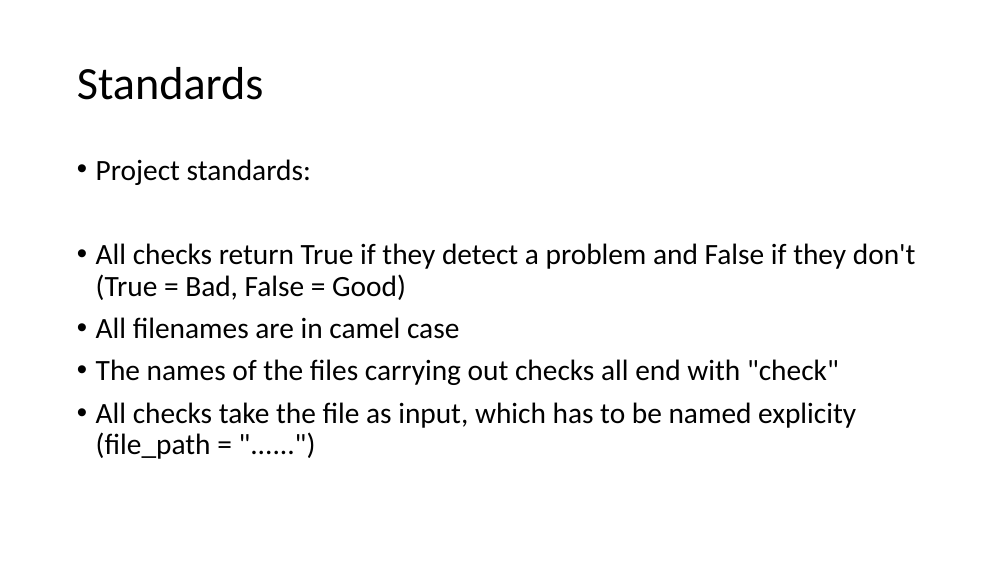
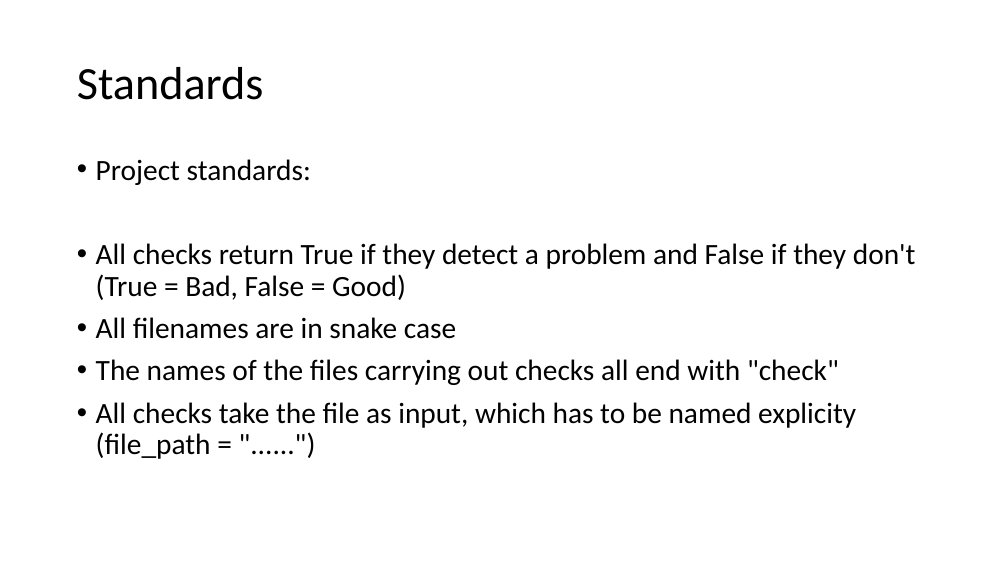
Before and after one commit to OliverM1/group4, a slide deck: slide 3 of Venus Medical Research.pptx. Drawn at 1008x567 pixels with LibreOffice and Linux fonts; fonts in the diff are those of the drawing. Boxes give left, top, right and bottom in pixels: in the first picture for what was removed or moved away, otherwise in the second. Text is boxed around its words. In the diff, an @@ line names an element or a change of style, - is before the commit and + after.

Commit message:
Updated Standards File and PowerPoint

```diff
--- a/Venus Medical Research.pptx
+++ b/Venus Medical Research.pptx
@@ text at [96, 317, 456, 339]: text changed @@
-• All filenames are in camel case
+• All filenames are in snake case
```
Also in this commit, not shown: 1 other slide changed, 1 other file.
